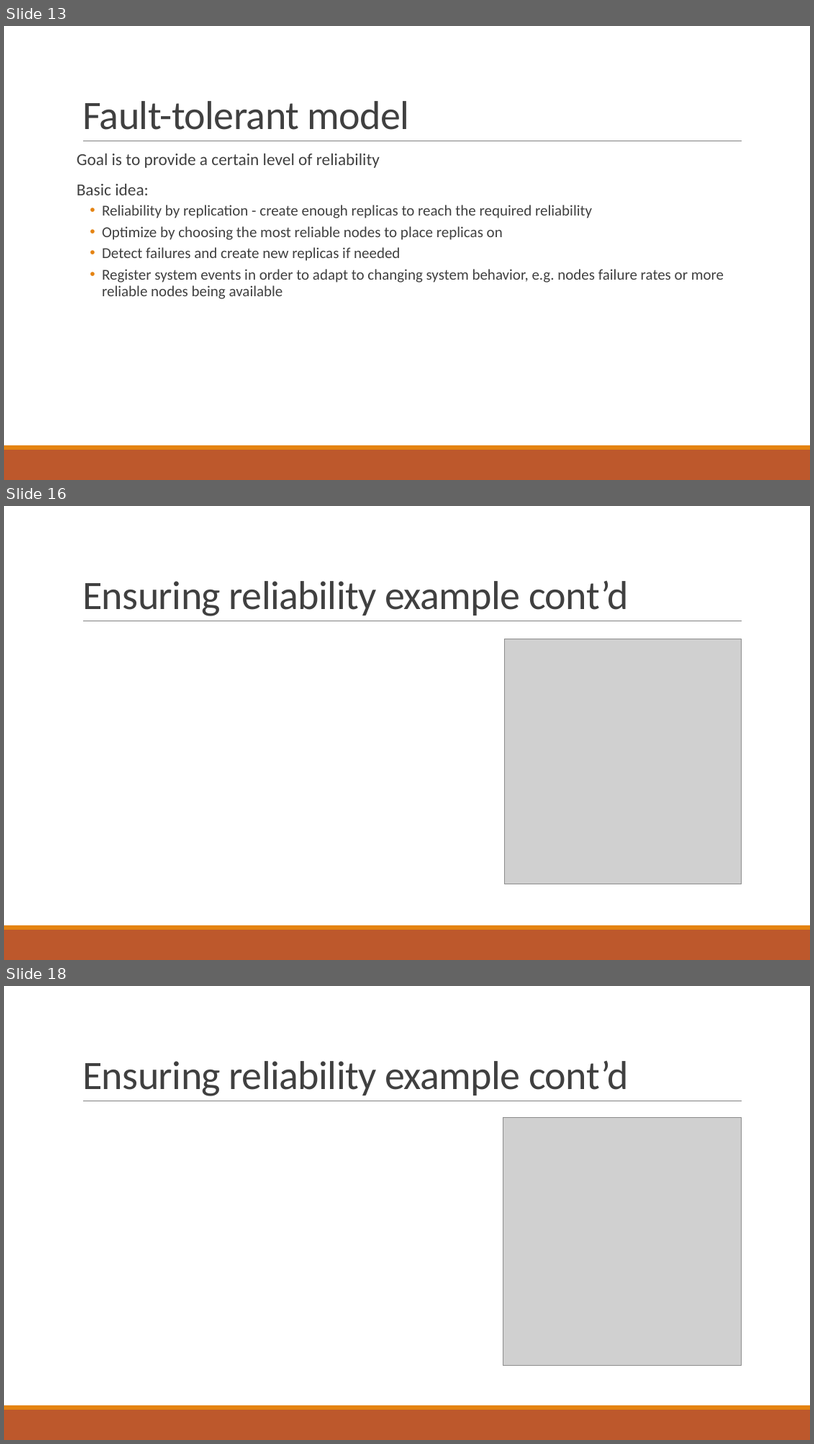
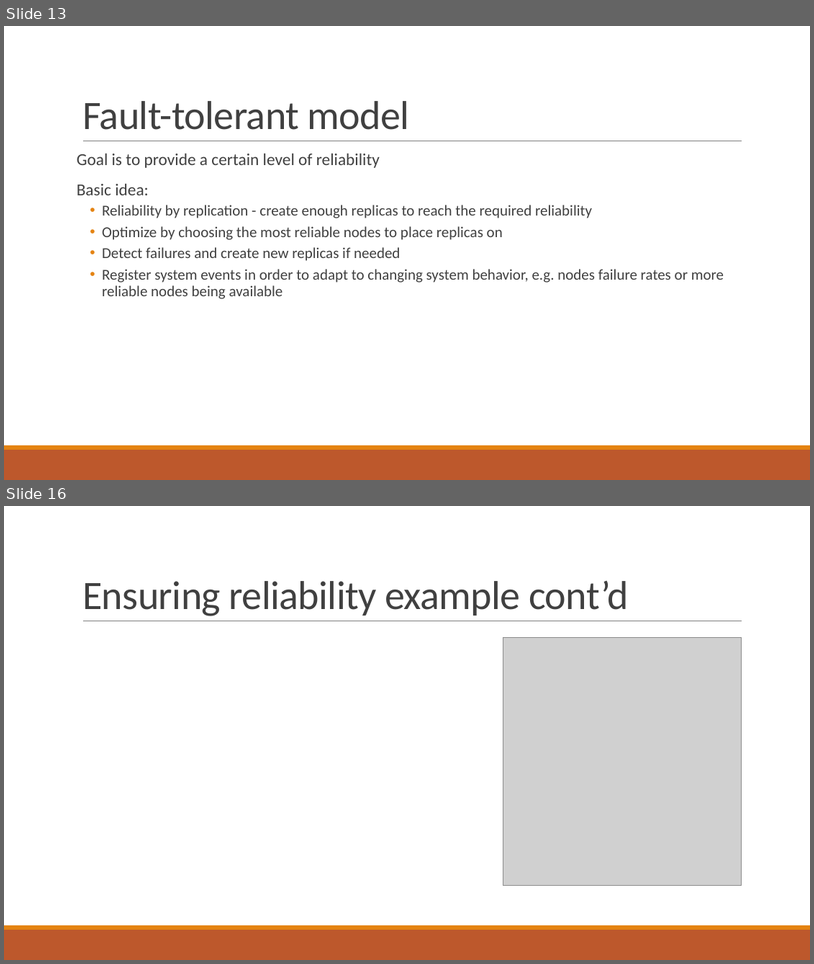
Before and after one commit to PStahl/master_thesis, a slide deck: presentation/presentation2.pptx. Shown one above the other, each under a label of ours: slides 13, 16 and 18 before the commit, slides 13 and 16 after it; the slides between them are not shown. The pictures are 814x1444 and 814x964 pixels, drawn with LibreOffice and Linux fonts; fonts in the diff are those of the drawing; grey boxes stand for pictures. Boxes give left, top, right and bottom in pixels: in the first picture for what was removed or moved away, otherwise in the second. Text is boxed around its words. In the diff, an @@ line names an element or a change of style, - is before the commit and + after.

```diff
--- a/presentation/presentation2.pptx
+++ b/presentation/presentation2.pptx
@@ slide 16 removed at [4, 506, 810, 960], background #FFFFFF; not listed: 3 template elements that a slide beside it also shows @@
@@ title removed at [82, 581, 629, 616] @@
-Ensuring reliability example cont’d
@@ picture removed at [505, 638, 742, 884] @@
@@ what was slide 18 is now slide 16 @@
```
Also in this commit, not shown: 4 slides changed, 1 other slide removed.
